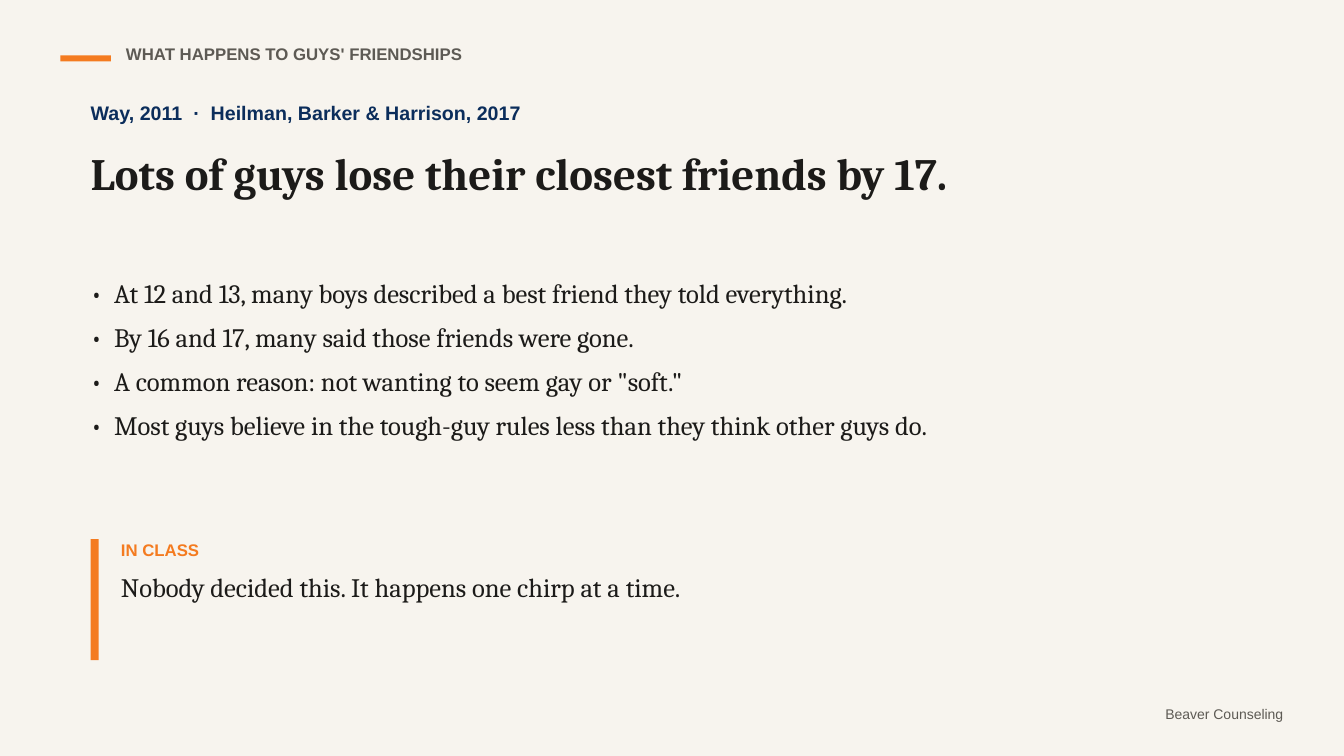
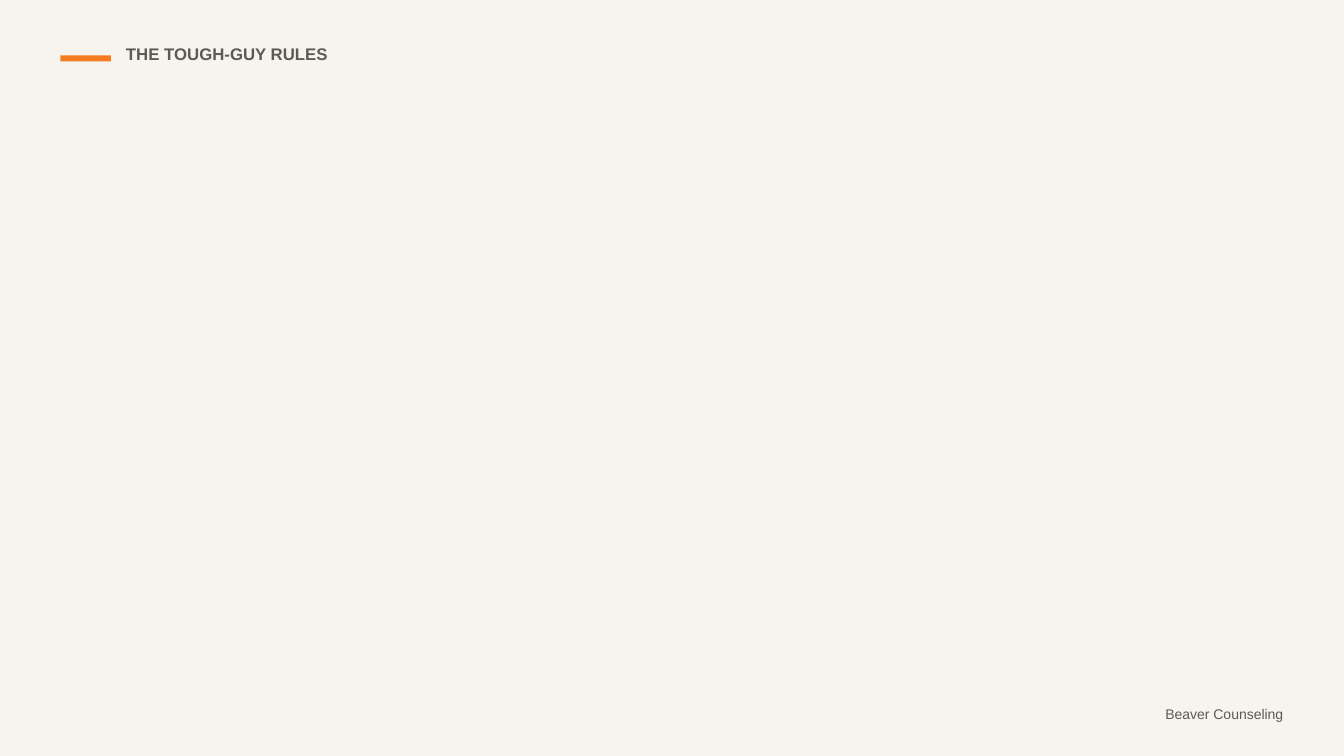
Before and after one commit to rmwtoolkit/bcds-toolkit, a slide deck: slide 10 of decks/glazing-chirping-lesson-v2.pptx (slide 5 before the commit). Drawn at 1344x756 pixels with LibreOffice and Linux fonts; fonts in the diff are those of the drawing; background and template pictures are left out. Boxes give left, top, right and bottom in pixels: in the first picture for what was removed or moved away, otherwise in the second. Text is boxed around its words. In the diff, an @@ line names an element or a change of style, - is before the commit and + after.

```diff
--- a/decks/glazing-chirping-lesson-v2.pptx
+++ b/decks/glazing-chirping-lesson-v2.pptx
@@ text at <box>126,48,328,60</box>: text changed @@
-WHAT HAPPENS TO GUYS' FRIENDSHIPS
+THE TOUGH-GUY RULES
@@ text removed at <box>91,105,521,124</box> @@
-Way, 2011 · Heilman, Barker & Harrison, 2017
@@ text removed at <box>91,158,947,200</box> @@
-Lots of guys lose their closest friends by 17.
@@ text removed at <box>114,284,927,441</box> @@
-• At 12 and 13, many boys described a best friend they told everything.
-• By 16 and 17, many said those friends were gone.
-• A common reason: not wanting to seem gay or "soft."
-• Most guys believe in the tough-guy rules less than they think other guys do.
@@ rectangle removed at <box>91,539,99,660</box> @@
@@ text removed at <box>121,544,681,603</box> @@
-IN CLASS
-Nobody decided this. It happens one chirp at a time.
```
Also in this commit, not shown: 9 other slides changed, 11 slides added, 23 other files.
